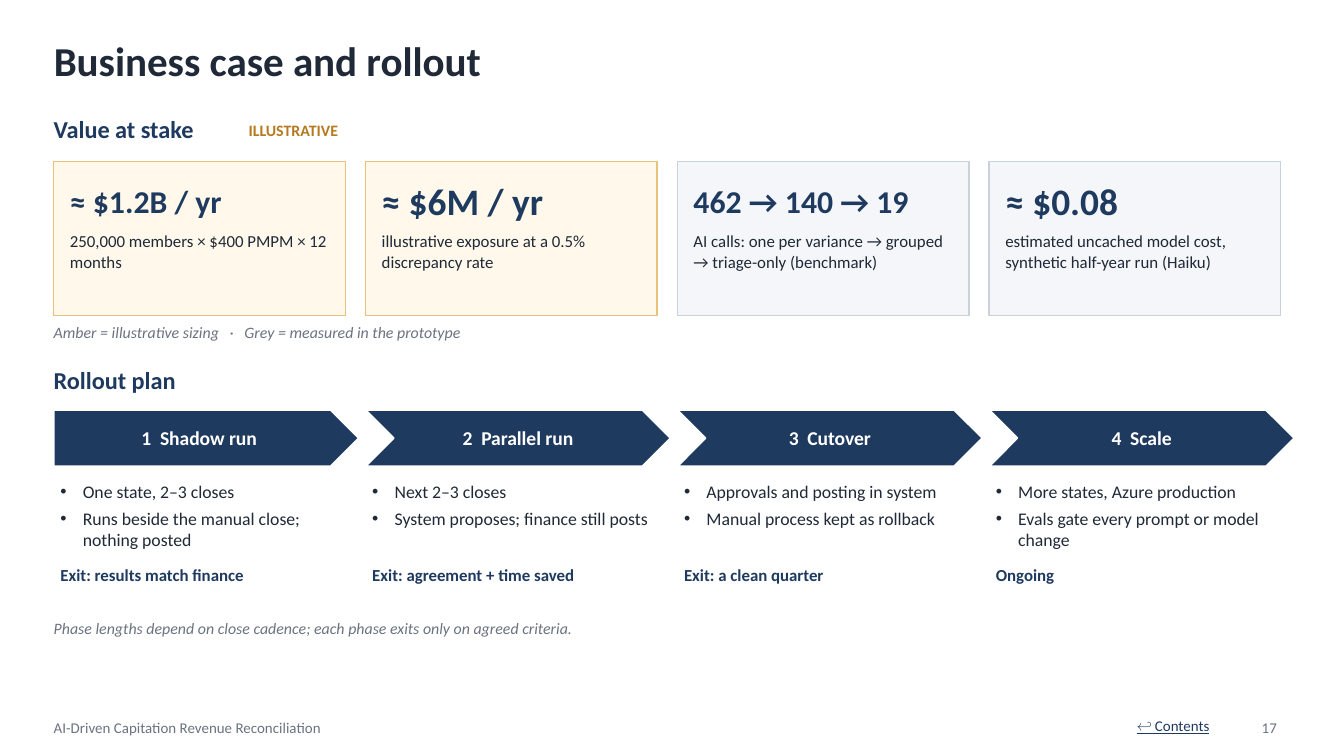
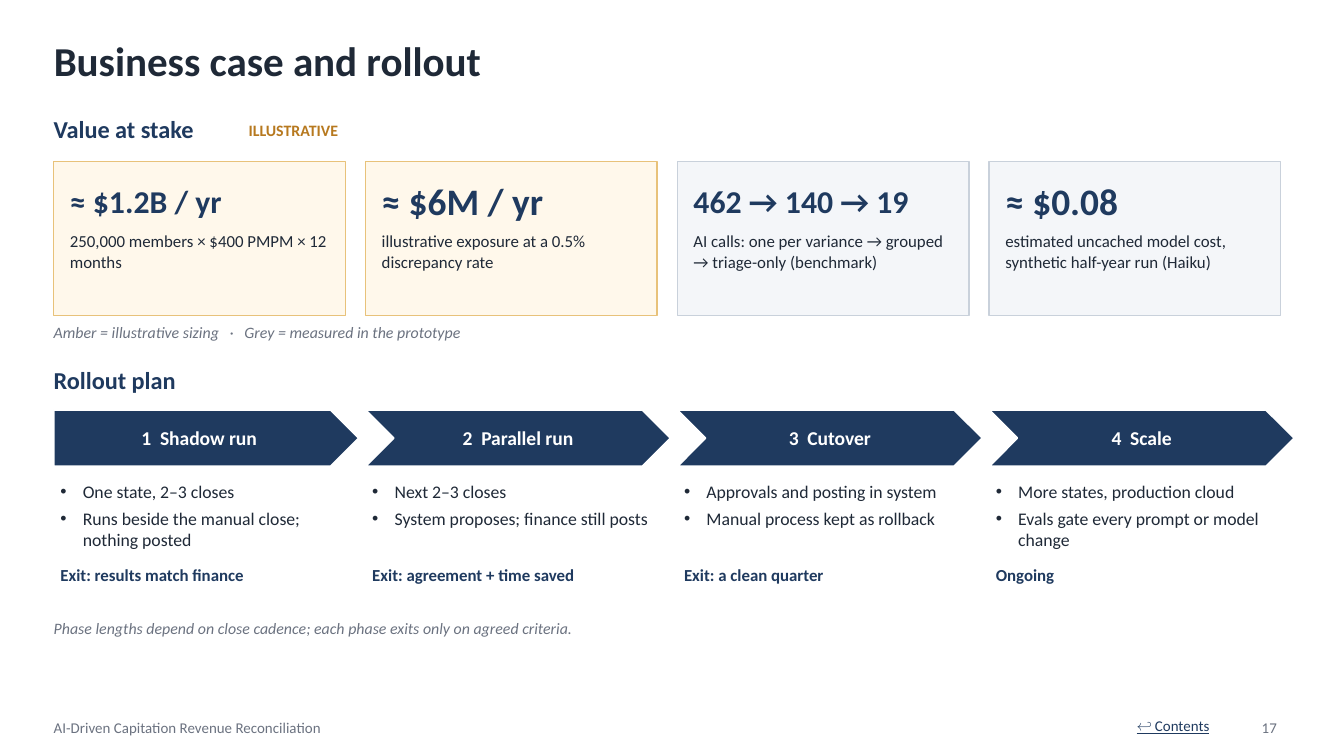
Before and after one commit to SanikaMarathe/capitation-revenue-reconciliation, a slide deck: slide 17 of Capitation_Reconciliation.pptx. Drawn at 1344x756 pixels with LibreOffice and Linux fonts; fonts in the diff are those of the drawing. Boxes give left, top, right and bottom in pixels: in the first picture for what was removed or moved away, otherwise in the second. Text is boxed around its words. In the diff, an @@ line names an element or a change of style, - is before the commit and + after.

```diff
--- a/Capitation_Reconciliation.pptx
+++ b/Capitation_Reconciliation.pptx
@@ text at [1018, 485, 1234, 501]: text changed @@
-• More states, Azure production
+• More states, production cloud
```
Also in this commit, not shown: 5 other slides changed.
